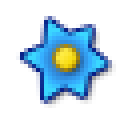
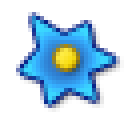
Before/after of a w=128, h=128 layered artwork. What changed in the layer stack:
painted on "blue" over [20, 16, 116, 104]
